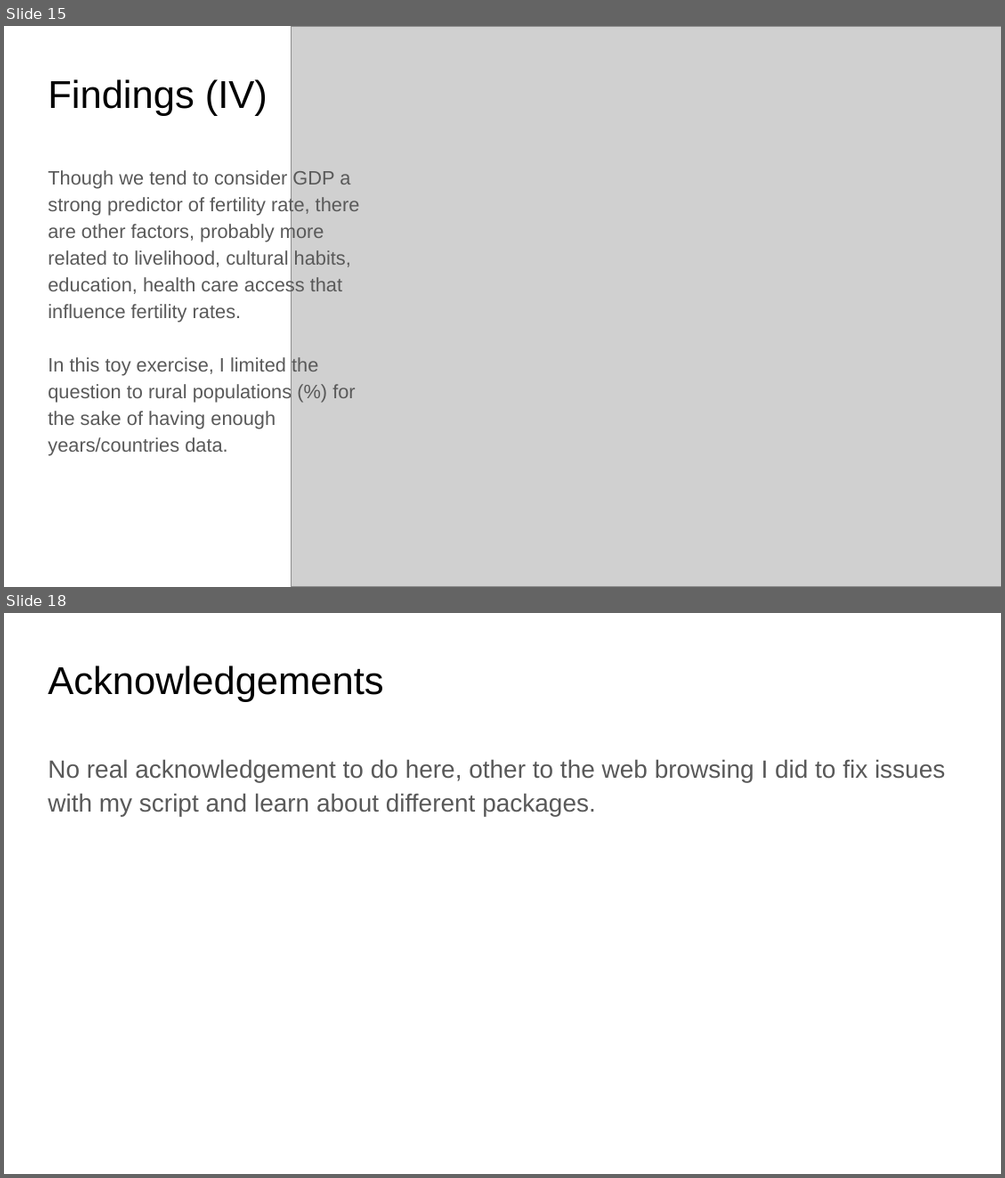
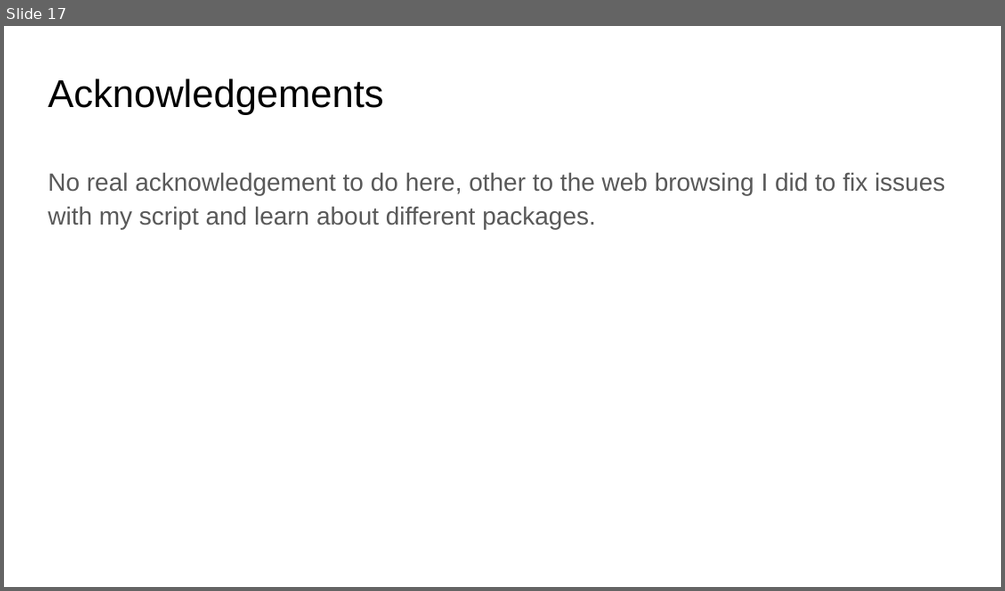
Before and after one commit to marianambc/PythonExercises, a slide deck: DSE_200X_FinalProject_Mariana.pptx. Shown one above the other, each under a label of ours: slides 15 and 18 before the commit, slide 17 after it; the slides between them are not shown. The pictures are 1005x1178 and 1005x591 pixels, drawn with LibreOffice and Linux fonts; fonts in the diff are those of the drawing; grey boxes stand for pictures. Boxes give left, top, right and bottom in pixels: in the first picture for what was removed or moved away, otherwise in the second. Text is boxed around its words. In the diff, an @@ line names an element or a change of style, - is before the commit and + after.

```diff
--- a/DSE_200X_FinalProject_Mariana.pptx
+++ b/DSE_200X_FinalProject_Mariana.pptx
@@ slide 15 removed at box(4, 26, 1001, 587), background #FFFFFF @@
@@ picture removed at box(291, 26, 1001, 586) @@
@@ title removed at box(48, 79, 267, 116) @@
-Findings (IV)
@@ text removed at box(48, 170, 360, 456) @@
-Though we tend to consider GDP a strong predictor of fertility rate, there are other factors, probably more related to livelihood, cultural habits, education, health care access that influence fertility rates.
-In this toy exercise, I limited the question to rural populations (%) for the sake of having enough years/countries data.
@@ what was slide 18 is now slide 17 @@
```
Also in this commit, not shown: 4 slides changed, 3 slides added, 3 other slides removed, 17 other files.
